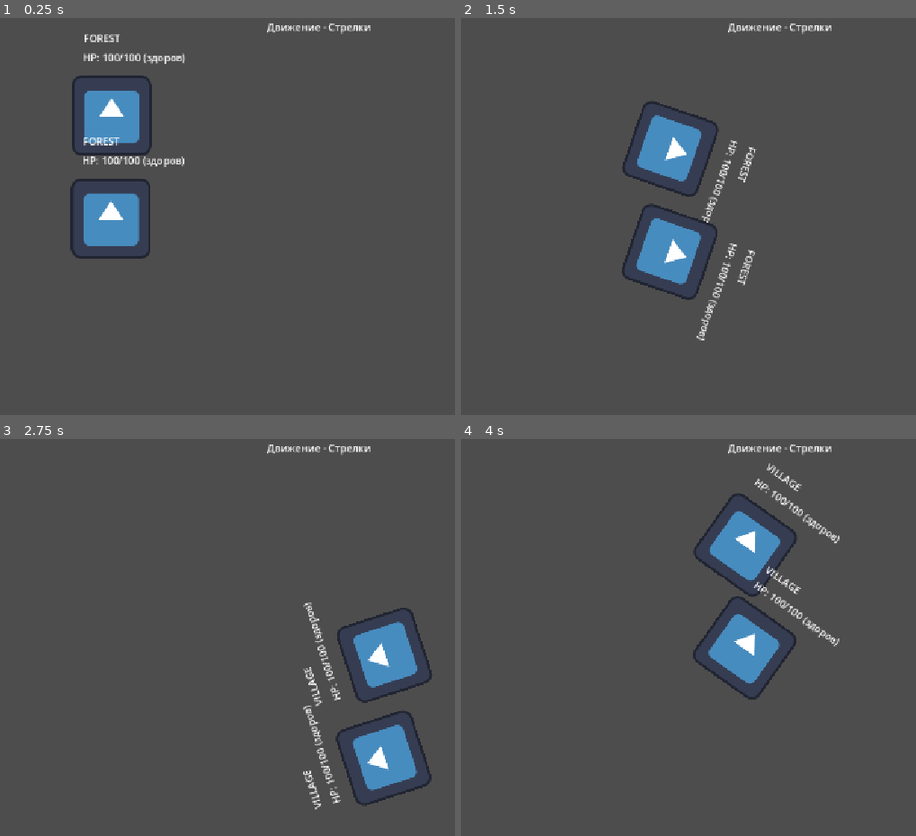
Above: before the commit, frames 1-4 (two rows, left to right).
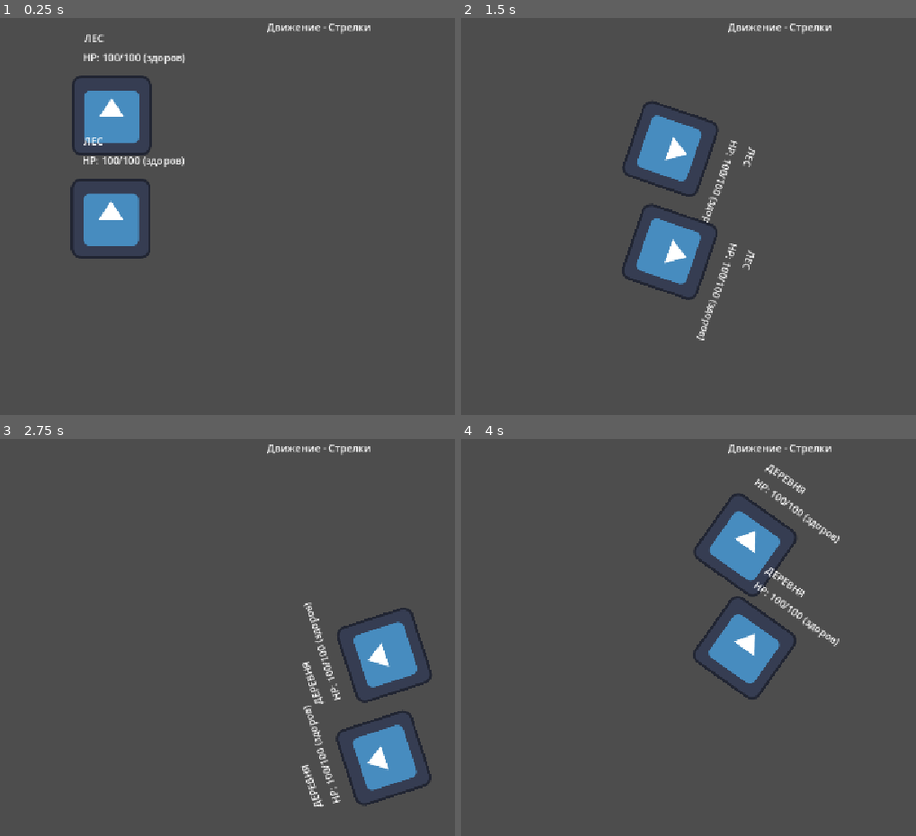
Above: after the commit, the same moments.

Repository: GoloGraFF/godot-lessons
Game: Godot game, scene res://main.tscn
The game is run twice, just before and just after one commit, with the same random seed, the same clock (stepped at 60 frames per second) and the same inputs. The engine's default icon, where the game draws it, is replaced by a stand-in: a white triangle on a blue panel in a dark square.
Inputs:
- Up to frame 1 (0.25 s): no input
- Up to frame 2 (1.5 s): tap Enter (ui_accept) at 0.5, 1.35 s; hold Right (ui_right) 0.53-1.28 s; hold Enter (ui_accept) 0.53-1.28 s; tap Tab (ui_focus_next) at 0.6 s; hold Down (ui_down) from 1.28 s (still down)
- Up to frame 3 (2.75 s): tap Enter (ui_accept) at 1.52, 1.82 s; tap Tab (ui_focus_next) at 1.55, 2.1 s; release Down (ui_down) at 2.03 s; hold Right (ui_right) from 2.03 s (still down); hold Enter (ui_accept) from 2.03 s (still down)
- Up to frame 4 (4 s): release Right (ui_right) at 2.78 s; release Enter (ui_accept) at 2.78 s; hold Up (ui_up) 2.78-3.53 s; tap Tab (ui_focus_next) at 2.85 s; tap Enter (ui_accept) at 3.02, 3.32 s; hold Left (ui_left) from 3.53 s (still down); hold Enter (ui_accept) from 3.53 s (still down)

The runs differ from the first frame. In frame 1, 0.2% of the frame differs, in the area x 18-27%, y 4-33%; in frame 2, 0.2%; in frame 3, 0.3%, in the area x 66-72%, y 56-94%; in frame 4, 0.3%.

Commit message:
внесены некоторые косметические изменения в коде

Diff:
--- a/07. lesson 7/hero.gd
+++ b/07. lesson 7/hero.gd
@@ -39,12 +39,11 @@
 
 
 func _process(delta: float) -> void:
-	$ZoneLabel.text = zone
-
+	print_zone()
 	var speed: float = default_speed
 
 	if Input.is_action_pressed("ui_accept") and status != "при смерти":
-		speed *= 2
+		speed *= 2.0
 
 	if is_alive:
 		var moving: bool = false
@@ -66,13 +65,15 @@
 			rotation += 2.0 * delta
 		if Input.is_action_just_pressed("ui_cancel"):
 			hp -= damage_point
+			hp = clampi(hp, 0, MAX_HP)
 			update_status()
 
 		if Input.is_action_just_pressed("ui_focus_next"):
 			hp += heal_point
+			hp = clampi(hp, 0, MAX_HP)
 			update_status()
 
-		hp = clampi(hp, 0, MAX_HP)
+
 		$HPLabel.text = "HP: " + str(hp) + "/" + str(MAX_HP) + " (" + status + ")"
 		if hp == 0:
 			is_alive = false
@@ -91,13 +92,13 @@
 
 	match status:
 		"здоров":
-			self.modulate = Color.WHITE
+			self.self_modulate = Color.WHITE
 		"ранен":
-			self.modulate = Color.YELLOW
+			self.self_modulate = Color.YELLOW
 		"при смерти":
-			self.modulate = Color.RED
+			self.self_modulate = Color.RED
 		"убит":
-			self.modulate = Color.BLACK #GRAY не видно изменений
+			self.self_modulate = Color.BLACK #GRAY не видно изменений
 		_:
 			print("неверное значение")
 
@@ -107,9 +108,26 @@
 	elif position.x >= VILLAGE.x and position.x <= VILLAGE.y:
 		zone = "VILLAGE"
 	elif position.x >= CASTLE.x and position.x <= CASTLE.y:
-		if hp <= 30:
-			zone = "CASTLE (DANGER)"
-		else:
-			zone = "CASTLE"
+		zone = "CASTLE"
 	else:
 		zone = "OUTSIDE ZONE"
+
+func print_zone() -> void:
+	match zone:
+		"FOREST":
+			$ZoneLabel.text = "ЛЕС"
+			$DangerLabel.text = ""
+		"VILLAGE":
+			$ZoneLabel.text = "ДЕРЕВНЯ"
+			$DangerLabel.text = ""
+		"CASTLE":
+			$ZoneLabel.text = "ЗАМОК"
+			if hp <= 30:
+				$DangerLabel.text = "ОПАСНОСТЬ"
+			else:
+				$DangerLabel.text = ""
+		"OUTSIDE ZONE":
+			$ZoneLabel.text = "ЗА ПРЕДЕЛАМИ ЗОНЫ"
+			$DangerLabel.text = ""
+		_:
+			print("произошло странное!!!")
--- a/07. lesson 7/hero.tscn
+++ b/07. lesson 7/hero.tscn
@@ -15,8 +15,13 @@
 text = "HP: 100/100"
 
 [node name="ZoneLabel" type="Label" parent="." unique_id=1020837683]
-offset_left = -45.0
+offset_left = -44.0
 offset_top = -136.0
-offset_right = -1.0
 offset_bottom = -113.0
 text = "ZONE"
+
+[node name="DangerLabel" type="Label" parent="." unique_id=1050694874]
+offset_left = -47.0
+offset_top = -164.0
+offset_right = -7.0
+offset_bottom = -141.0
